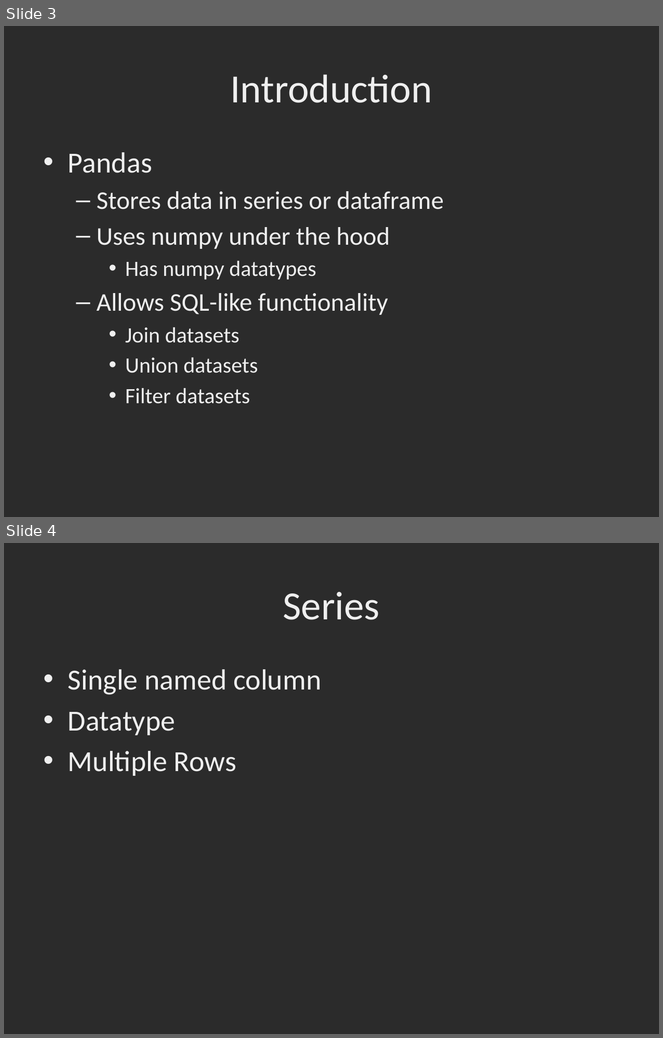
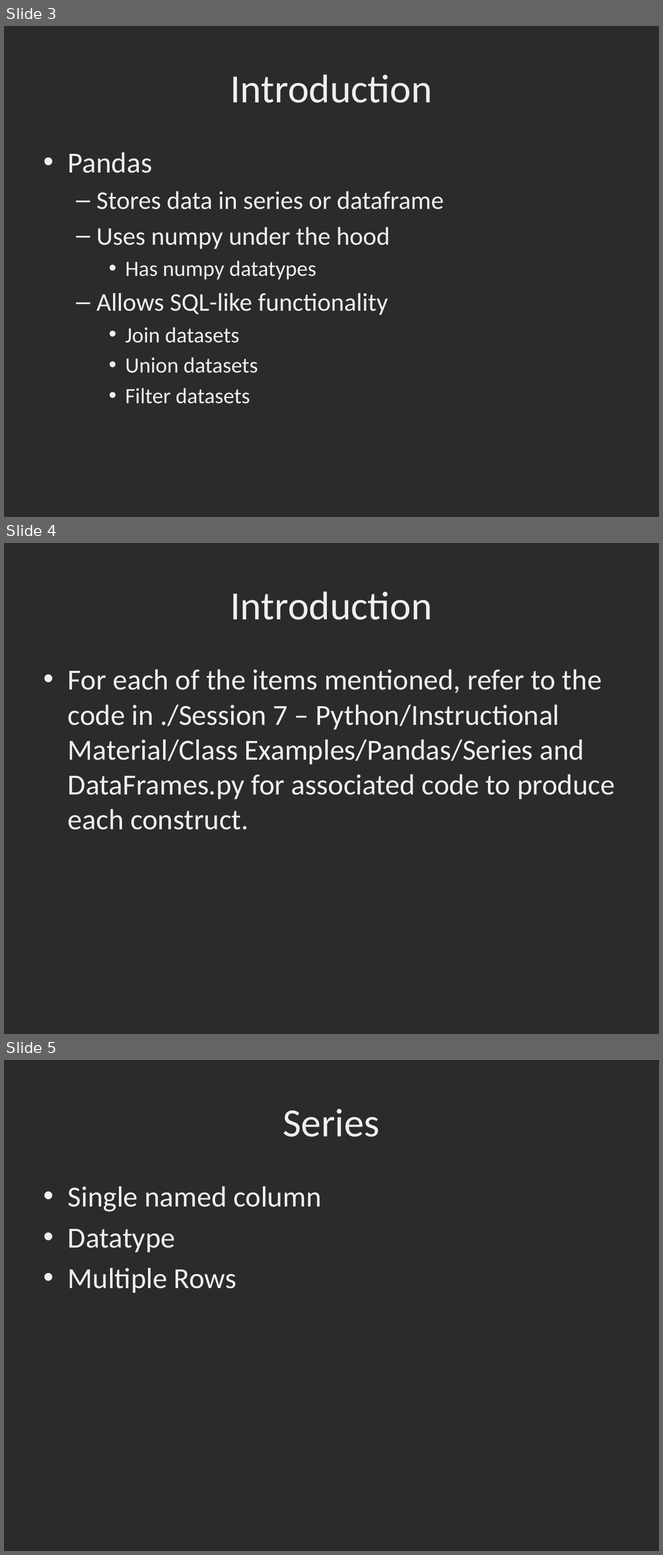
Before and after one commit to dbowmans46/PracticalProgramming, a slide deck: Session 7 - Python/Instructional Material/Session 7 – Python Pandas Data Wrangling.pptx. Shown one above the other, each under a label of ours: slides 3 and 4 before the commit, slides 3, 4 and 5 after it. The pictures are 663x1038 and 663x1555 pixels, drawn with LibreOffice and Linux fonts; fonts in the diff are those of the drawing; background and template pictures are left out; a plain dark background stands for a picture behind light text. Boxes give left, top, right and bottom in pixels: in the first picture for what was removed or moved away, otherwise in the second. Text is boxed around its words. In the diff, an @@ line names an element or a change of style, - is before the commit and + after.

```diff
--- a/Session 7 - Python/Instructional Material/Session 7 – Python Pandas Data Wrangling.pptx
+++ b/Session 7 - Python/Instructional Material/Session 7 – Python Pandas Data Wrangling.pptx
@@ slide 4 added at [4, 543, 659, 1034], background picture (left out) @@
@@ title added at [231, 591, 432, 620], 44 pt, text #EFEFEF @@
+Introduction
@@ text added at [68, 669, 615, 830], 32 pt, text #EFEFEF @@
+• For each of the items mentioned, refer to the code in ./Session 7 – Python/Instructional Material/Class Examples/Pandas/Series and DataFrames.py for associated code to produce each construct.
@@ what was slide 4 is now slide 5 @@
```
Also in this commit, not shown: 5 slides changed, 2 other slides added, 1 slide removed.
